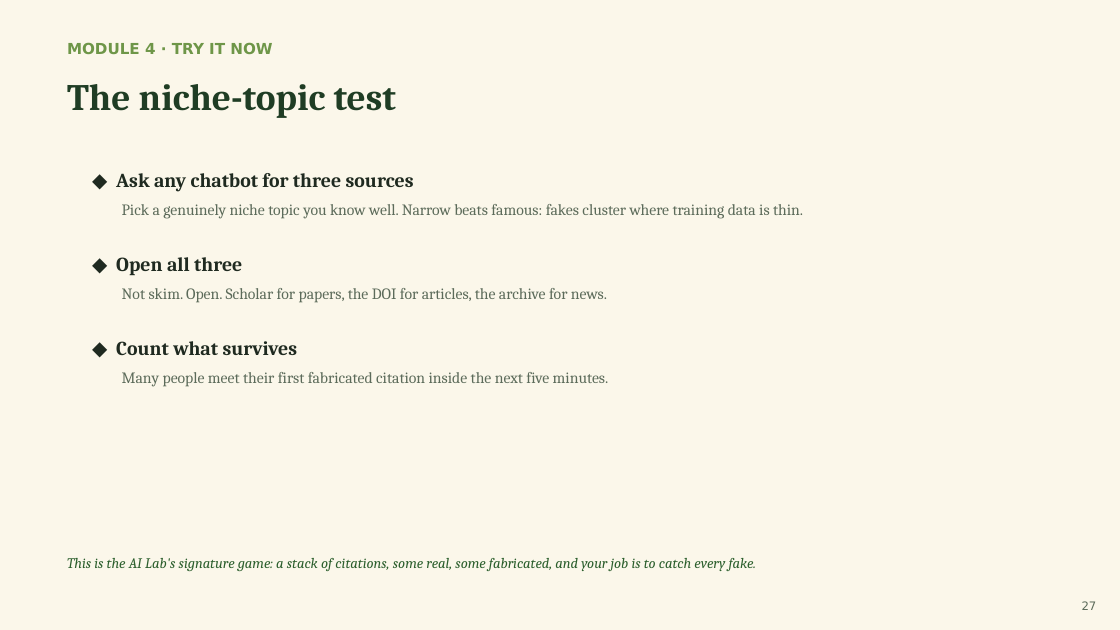
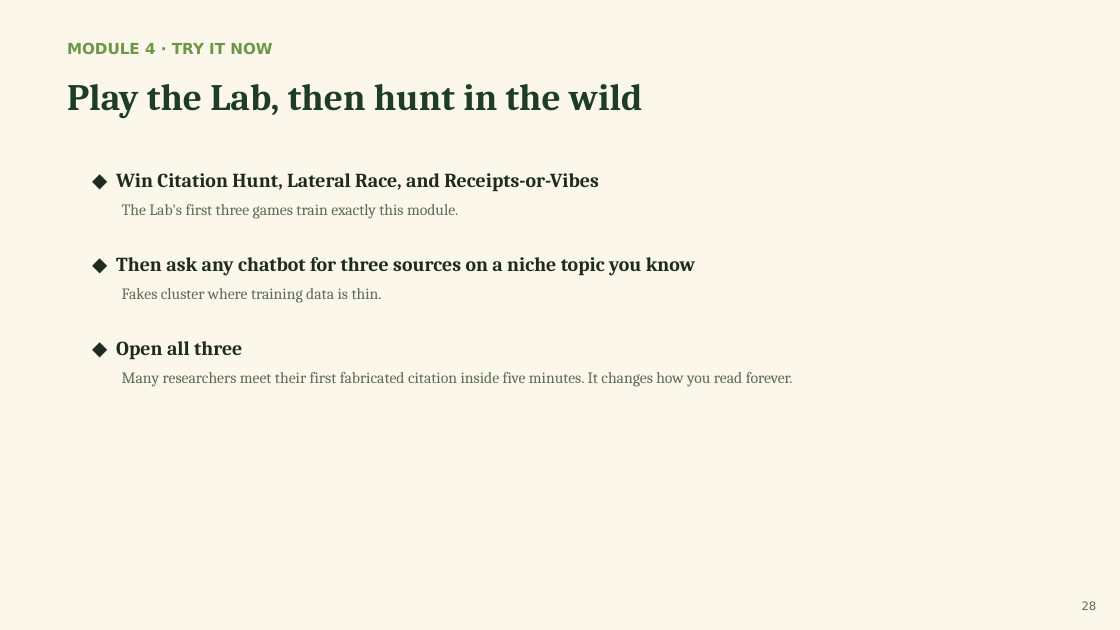
Before and after one commit to pkjaslam/cambium-academy, a slide deck: slide 28 of courses/course-03-research-with-ai/slides/Cambium-Academy-Course03-Research-with-AI.pptx (slide 27 before the commit). Drawn at 1120x630 pixels with LibreOffice and Linux fonts; fonts in the diff are those of the drawing. Boxes give left, top, right and bottom in pixels: in the first picture for what was removed or moved away, otherwise in the second. Text is boxed around its words. In the diff, an @@ line names an element or a change of style, - is before the commit and + after.

```diff
--- a/courses/course-03-research-with-ai/slides/Cambium-Academy-Course03-Research-with-AI.pptx
+++ b/courses/course-03-research-with-ai/slides/Cambium-Academy-Course03-Research-with-AI.pptx
@@ text at box(67, 84, 642, 118): text changed @@
-The niche-topic test
+Play the Lab, then hunt in the wild
@@ text at box(116, 173, 599, 192): text changed @@
-◆ Ask any chatbot for three sources
+◆ Win Citation Hunt, Lateral Race, and Receipts-or-Vibes
@@ text at box(122, 204, 458, 219): text changed @@
-Pick a genuinely niche topic you know well. Narrow beats famous: fakes cluster where training data is thin.
+The Lab's first three games train exactly this module.
@@ text added at box(116, 257, 695, 276), 17 pt, text #1F2A20, bold @@
+◆ Then ask any chatbot for three sources on a niche topic you know
@@ text at box(122, 288, 382, 303): text changed @@
-Not skim. Open. Scholar for papers, the DOI for articles, the archive for news.
+Fakes cluster where training data is thin.
@@ text "◆ Open all three": place and size @@
-text "◆ Open all three" at box(116, 257, 242, 276)
+text "◆ Open all three" at box(116, 341, 242, 360)
@@ text removed at box(116, 341, 298, 355) @@
-◆ Count what survives
@@ text at box(122, 372, 793, 387): text changed @@
-Many people meet their first fabricated citation inside the next five minutes.
+Many researchers meet their first fabricated citation inside five minutes. It changes how you read forever.
@@ text removed at box(67, 558, 756, 571) @@
-This is the AI Lab's signature game: a stack of citations, some real, some fabricated, and your job is to catch every fake.
@@ text at box(1082, 601, 1097, 610): text changed @@
-27
+28
```
Also in this commit, not shown: 17 other slides changed, 42 slides added, 22 slides removed, 18 other files.
